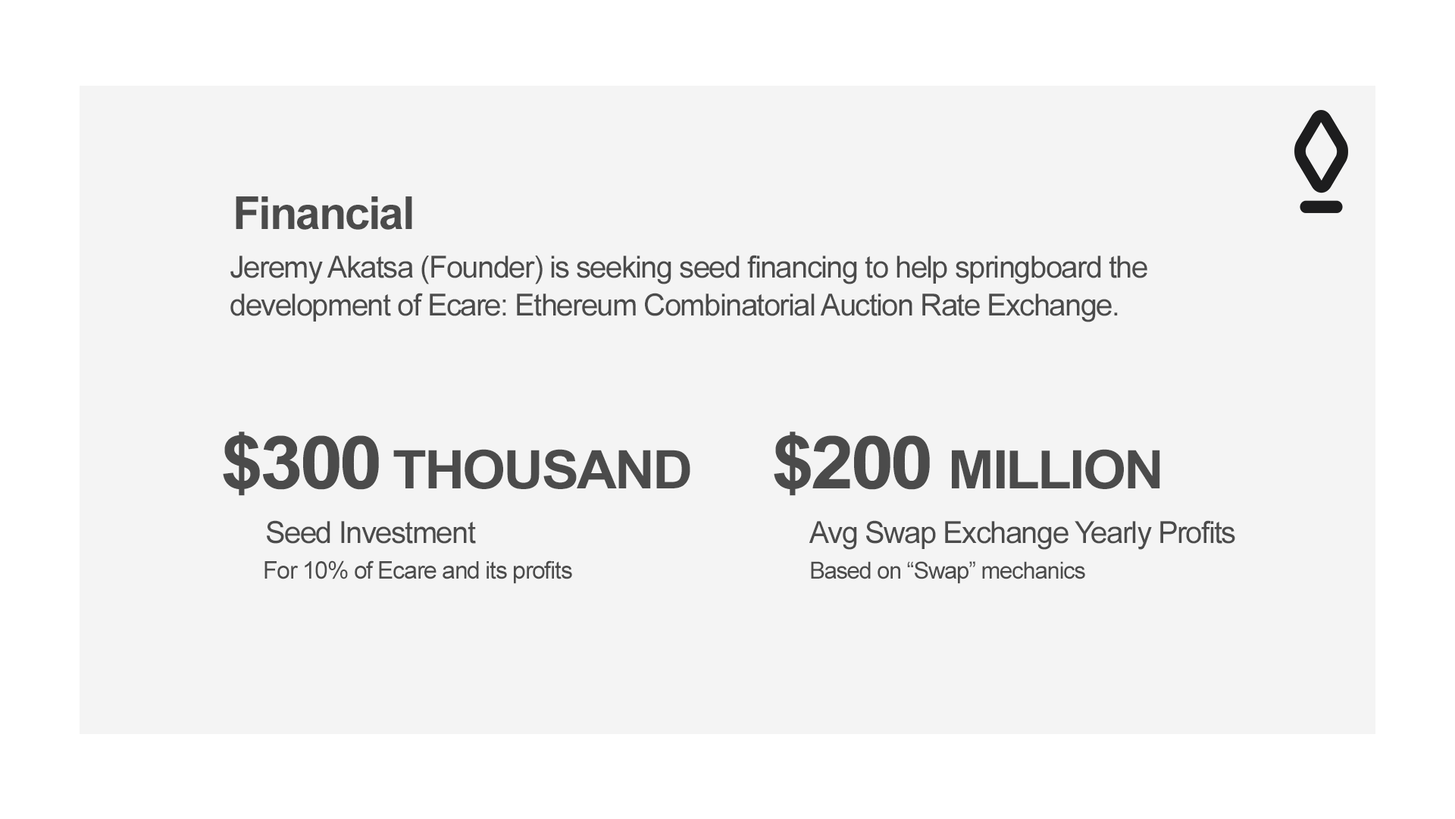
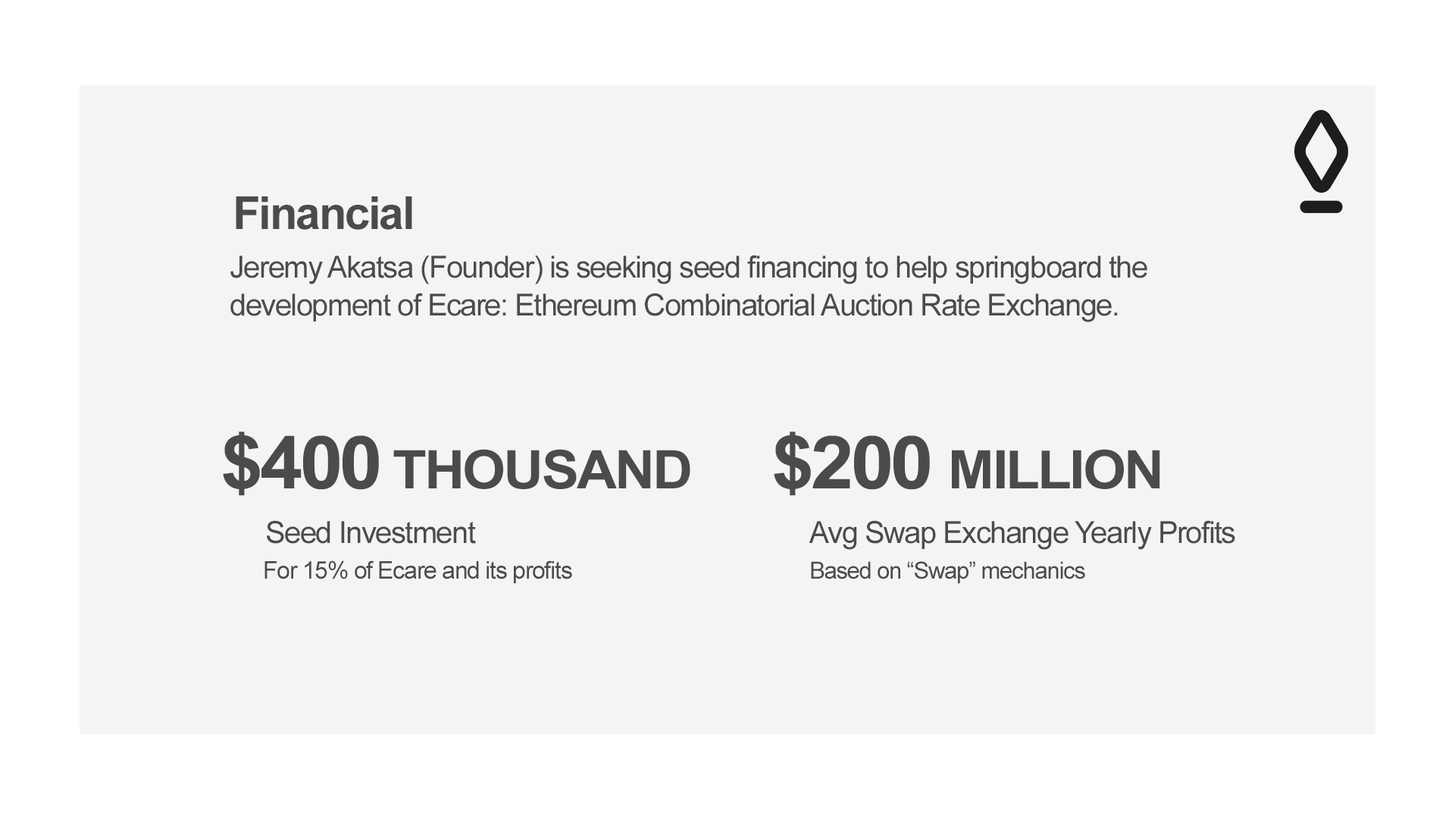
Before/after of a 1455px x 819px layered artwork. What changed in the layer stack:
renamed "For 10% of Ecare and its profits" to "For 15% of Ecare and its profits", painted on it over [315, 560, 328, 580]
renamed "$300 THOUSAND" to "$400 THOUSAND", painted on it over [261, 435, 302, 490]
